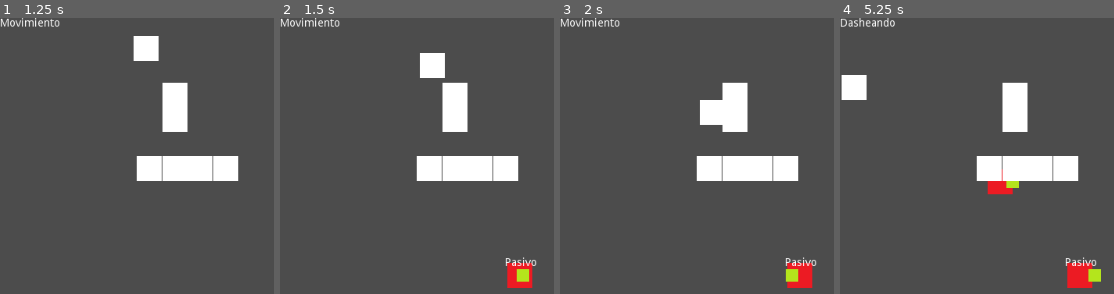
Above: before the commit, frames 1-4 (left to right).
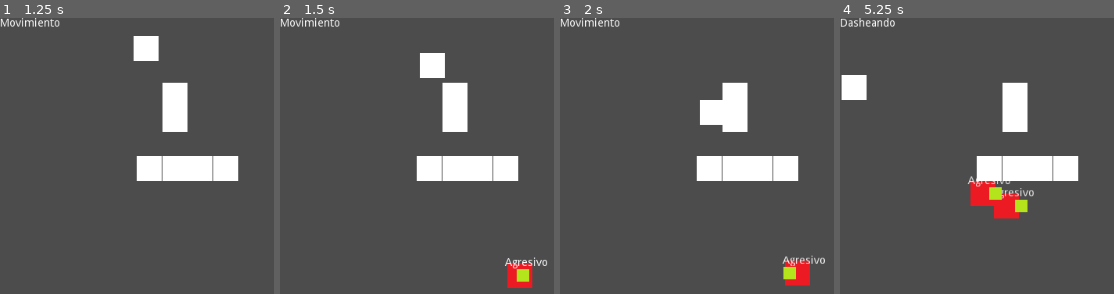
Above: after the commit, the same moments.

Repository: Metecko/Conejo-Magico
Game: Godot game, scene res://escenas/Principal/Principal.tscn
Same seed, same stepped clock (60 frames per second), same inputs: the game is played once before the commit and once after it.
Inputs (mouse positions are in pixels of both pictures, inside the frame that each line leads up to):
- Up to frame 1 (1.25 s): tap Enter at 0.5 s; move the mouse to (outside the picture) at 0.52 s; hold Right (ui_right) from 0.53 s (still down); hold Space (bastonazo) from 0.53 s (still down)
- Up to frame 2 (1.5 s): move the mouse to (521, 274) at 1.27 s; release Right (ui_right) at 1.28 s; release Space (bastonazo) at 1.28 s; hold Down (ui_down) from 1.28 s (still down); right-click (521, 274) at 1.35 s
- Up to frame 3 (2 s): keep holding Down (ui_down)
- Up to frame 4 (5.25 s): move the mouse to (outside the picture) at 2.02 s; release Down (ui_down) at 2.03 s; hold Right (ui_right) 2.03-2.78 s; tap Shift (dash) at 2.1, 5.1 s; move the mouse to (outside the picture) at 2.77 s; hold Up (ui_up) 2.78-3.53 s; click (outside the picture) at 2.85 s; move the mouse to (outside the picture) at 3.52 s; hold Space (bastonazo) 3.53-4.28 s; hold Left (ui_left) 3.53-5.03 s; move the mouse to (998, 180) at 4.27 s; right-click (998, 180) at 4.35 s; move the mouse to (outside the picture) at 5.02 s; hold Down (ui_down) from 5.03 s (still down)

Frame 1 is identical in both runs. In frame 2, 0.3% of the frame differs, in the area x 82-98%, y 86-91%; in frame 3, 0.7%; in frame 4, 3.4%, in the area x 46-96%, y 54-98%.

Commit message:
mejorando navigation enemigos

Diff:
--- a/entidades/enemigos/Enemigo.gd
+++ b/entidades/enemigos/Enemigo.gd
@@ -2,9 +2,18 @@
 extends KinematicBody2D
 
 signal spawneado(entidad)
+export(int) var rapidez setget set_rapidez, get_rapidez
 signal saliendo_escena(entidad)
+var path: PoolVector2Array = [] setget set_path
+var objeto_colisionado setget ,get_objeto_colisionado
 
-var path: PoolVector2Array = [] setget set_path
+func set_rapidez(nueva_rapidez: int) -> void:
+	rapidez = nueva_rapidez
+func get_rapidez() -> int:
+	return rapidez
+
+func get_objeto_colisionado():
+	return objeto_colisionado
 
 func set_path(nuevo_path: PoolVector2Array) -> void:
 	path = nuevo_path
--- a/entidades/enemigos/creep/Creep.gd
+++ b/entidades/enemigos/creep/Creep.gd
@@ -2,33 +2,43 @@
 extends Enemigo
 
 export(int) var radio_deteccion
-export(float) var tiempo_reaccion
+export(float) var tiempo_reaccion setget ,get_tiempo_reaccion
+export(float) var tiempo_atrapado setget ,get_tiempo_atrapado
+onready var position_inicial: Vector2 setget ,get_position_inicial
 var movedir:= Vector2(0,0) setget ,get_movedir
 var target
-var puede_moverse = false
+var puede_moverse: bool setget set_puede_moverse, is_puede_moverse
+var quieto: bool setget set_quieto, is_quieto
+var ultima_target_pos: Vector2 setget set_ultima_target_pos, get_ultima_target_pos
 
+func get_tiempo_reaccion() -> float:
+	return tiempo_reaccion
+func get_tiempo_atrapado() -> float:
+	return tiempo_atrapado
+func get_position_inicial() -> Vector2:
+	return position_inicial
 func get_movedir() -> Vector2:
 	return movedir
+func set_puede_moverse(valor: bool) -> void:
+	puede_moverse = valor
+func is_puede_moverse() -> bool:
+	return puede_moverse
+func set_quieto(valor: bool) -> void:
+	quieto = valor
+func is_quieto() -> bool:
+	return quieto
+func set_ultima_target_pos(pos: Vector2) -> void:
+	ultima_target_pos = pos
+func get_ultima_target_pos() -> Vector2:
+	return ultima_target_pos
 
 func _ready() -> void:
 	$Vision/CollisionShape2D.shape.radius = radio_deteccion
-	$ReaccionTimer.wait_time = tiempo_reaccion
+	$EstadoControlador/AtrapadoTimer.wait_time = tiempo_atrapado
 	position = get_global_mouse_position()
+	position_inicial = position
 
 func _physics_process(delta: float) -> void:
-	pass
-
-func actualizar() -> void:
-	if target:
-		pass
-
-func _on_Vision_body_entered(body: Node) -> void:
-	target = body
-
-func _on_ReaccionTimer_timeout() -> void:
-	puede_moverse = true
-
-func _on_Vision_body_exited(body: Node) -> void:
-	if body == target:
-		target = null
-		$ReaccionTimer.time_left = tiempo_reaccion
+	if is_on_wall():
+		objeto_colisionado = get_slide_collision(0)
+		$EstadoControlador/AtrapadoTimer.start()
--- a/entidades/enemigos/creep/Creep.tscn
+++ b/entidades/enemigos/creep/Creep.tscn
@@ -11,17 +11,21 @@
 
 [sub_resource type="CircleShape2D" id=1]
 
-[sub_resource type="RectangleShape2D" id=2]
+[sub_resource type="CircleShape2D" id=2]
+radius = 15.4395
 
 [node name="Creep" type="KinematicBody2D"]
 position = Vector2( 295.786, 111.521 )
 collision_layer = 2
-collision_mask = 2
+collision_mask = 6
 script = ExtResource( 4 )
 __meta__ = {
 "_edit_group_": true
 }
-radio_deteccion = 120
+rapidez = 40
+radio_deteccion = 300
+tiempo_reaccion = 0.5
+tiempo_atrapado = 0.1
 
 [node name="EstadoControlador" type="Node" parent="."]
 script = ExtResource( 5 )
@@ -29,16 +33,25 @@
 
 [node name="Pasivo" type="Node" parent="EstadoControlador"]
 script = ExtResource( 6 )
+multi_rapidez = 2
 
 [node name="Alerta" type="Node" parent="EstadoControlador"]
 script = ExtResource( 7 )
 
 [node name="Agresivo" type="Node" parent="EstadoControlador"]
 script = ExtResource( 8 )
+multi_rapidez = 2
+
+[node name="ReaccionTimer" type="Timer" parent="EstadoControlador/Agresivo"]
+one_shot = true
 
 [node name="Golpeado" type="Node" parent="EstadoControlador"]
 
 [node name="Atacando" type="Node" parent="EstadoControlador"]
+
+[node name="AtrapadoTimer" type="Timer" parent="EstadoControlador"]
+wait_time = 0.2
+one_shot = true
 
 [node name="Label" type="Label" parent="."]
 margin_left = -18.6559
@@ -63,13 +76,18 @@
 [node name="CollisionShape2D" type="CollisionShape2D" parent="Vision"]
 shape = SubResource( 1 )
 
-[node name="ReaccionTimer" type="Timer" parent="."]
-one_shot = true
-
 [node name="CollisionShape2D" type="CollisionShape2D" parent="."]
 shape = SubResource( 2 )
 
 [node name="RayCastVision" type="RayCast2D" parent="."]
 enabled = true
-collision_mask = 5
+
+[node name="Label2" type="Label" parent="."]
+margin_right = 40.0
+margin_bottom = 14.0
+__meta__ = {
+"_edit_use_anchors_": false
+}
+[connection signal="timeout" from="EstadoControlador/Agresivo/ReaccionTimer" to="EstadoControlador/Agresivo" method="_on_ReaccionTimer_timeout"]
 [connection signal="body_entered" from="Vision" to="EstadoControlador/Pasivo" method="_on_Vision_body_entered"]
+[connection signal="body_exited" from="Vision" to="EstadoControlador/Pasivo" method="_on_Vision_body_exited"]
--- a/entidades/enemigos/creep/estados/Agresivo.gd
+++ b/entidades/enemigos/creep/estados/Agresivo.gd
@@ -1,15 +1,21 @@
 class_name AgresivoCreep
 extends Estado
 
+export(int) var multi_rapidez
 onready var perspectiva: RayCast2D = owner.get_node("RayCastVision")
 var observado
 var es_jugador = false
 var position_tramo
 var distancia_tramo
 
+func entrar() -> void:
+	$ReaccionTimer.wait_time = owner.get_tiempo_reaccion()
+	$ReaccionTimer.start()
+
 func actualizar():
 	if mirar_target():
-		perseguir_target()
+		if owner.is_puede_moverse():
+			perseguir_target()
 	else:
 		emit_signal("terminado", "alerta")
 
@@ -19,6 +25,7 @@
 	observado = perspectiva.get_collider()
 	if observado.name == "Jugador":
 		es_jugador = true
+		owner.set_ultima_target_pos(observado.position)
 	else:
 		es_jugador = false
 
@@ -27,8 +34,18 @@
 func perseguir_target() -> void:
 	position_tramo = owner.path[0]
 	distancia_tramo = owner.position.distance_to(position_tramo)
-	owner.movedir = ( position_tramo -owner.position).normalized()
+	owner.movedir = (position_tramo -owner.position).normalized()
 	if distancia_tramo > 0.5:
-		owner.move_and_slide(owner.movedir*40)
+		var timer_atrapado = get_parent().get_node("AtrapadoTimer")
+
+		if timer_atrapado.is_stopped():
+			owner.move_and_slide(owner.movedir*owner.get_rapidez())
+		else:
+			var normal: Vector2 = (owner.position - owner.get_objeto_colisionado().position).normalized()
+			owner.move_and_slide((owner.movedir + normal.rotated(randi() % 3 - 1))*owner.get_rapidez()*multi_rapidez)
 	else:
 		owner.path.remove(0)
+
+
+func _on_ReaccionTimer_timeout() -> void:
+	owner.set_puede_moverse(true)
--- a/entidades/enemigos/creep/estados/Alerta.gd
+++ b/entidades/enemigos/creep/estados/Alerta.gd
@@ -4,9 +4,12 @@
 onready var perspectiva: RayCast2D = owner.get_node("RayCastVision")
 var observado
 var es_jugador = false
+var position_tramo: Vector2
+var distancia_tramo
 
 func actualizar():
 	if mirar_target():
+		owner
 		emit_signal("terminado", "agresivo")
 	else:
 		return
--- a/entidades/enemigos/creep/estados/Pasivo.gd
+++ b/entidades/enemigos/creep/estados/Pasivo.gd
@@ -1,10 +1,37 @@
 class_name PasivoCreep
 extends Estado
 
+export(int) var multi_rapidez
+var position_tramo: Vector2
+var distancia_tramo
+
 func actualizar():
-	pass
+	if owner.movedir != Vector2(0,0):
+		volver_position_inicial()
 
 func _on_Vision_body_entered(body):
 	if body.name == "Jugador":
 		owner.target = body
 		emit_signal("terminado", "alerta")
+
+
+func _on_Vision_body_exited(body: Node) -> void:
+	if body.name == "Jugador":
+		owner.target = null
+		emit_signal("terminado", "pasivo")
+
+func volver_position_inicial() -> void:
+	position_tramo = owner.path[0]
+	distancia_tramo = owner.position.distance_to(position_tramo)
+	owner.movedir = (position_tramo - owner.position).normalized()
+	if distancia_tramo > 0.5:
+		var timer_atrapado = get_parent().get_node("AtrapadoTimer")
+
+		if timer_atrapado.is_stopped():
+			owner.move_and_slide(owner.movedir*owner.get_rapidez()*multi_rapidez)
+		else:
+			var normal: Vector2 = (owner.position - owner.get_objeto_colisionado().position).normalized()
+			owner.move_and_slide((owner.movedir + normal.rotated(randi() % 3 - 1))*owner.get_rapidez()*multi_rapidez)
+	else:
+		owner.move_and_slide(Vector2(0,0))
+		owner.path.remove(0)
--- a/escenas/Principal/Navigation.gd
+++ b/escenas/Principal/Navigation.gd
@@ -9,6 +9,7 @@
 func _process(delta) -> void:
 	enemigos = $Enemigos.get_children()
 	path_para_enemigos_agresivos()
+	path_para_enemigos_pasivos()
 
 func _physics_process(delta) -> void:
 	jugador_position = $Jugador.position
@@ -20,3 +21,11 @@
 			var nuevo_path = get_simple_path(enemigo.position, jugador_position)
 			nuevo_path.remove(0)
 			enemigo.set_path(nuevo_path)
+
+func path_para_enemigos_pasivos():
+	for enemigo in enemigos:
+		var estado_controlador = enemigo.get_node("EstadoControlador")
+		if estado_controlador.get_estado_actual().name == "Pasivo":
+			var nuevo_path = get_simple_path(enemigo.position, enemigo.get_position_inicial())
+			nuevo_path.remove(0)
+			enemigo.set_path(nuevo_path)
--- a/escenas/Principal/Principal.tscn
+++ b/escenas/Principal/Principal.tscn
@@ -17,24 +17,42 @@
 
 [node name="Enemigos" parent="." instance=ExtResource( 4 )]
 
+[node name="KinematicBody2D2" parent="." instance=ExtResource( 2 )]
+position = Vector2( 224.2, 98.7999 )
+
+[node name="KinematicBody2D4" parent="." instance=ExtResource( 2 )]
+position = Vector2( 289.109, 193.135 )
+
+[node name="KinematicBody2D5" parent="." instance=ExtResource( 2 )]
+position = Vector2( 191.188, 193.135 )
+
+[node name="KinematicBody2D6" parent="." instance=ExtResource( 2 )]
+position = Vector2( 223.82, 193.135 )
+
+[node name="KinematicBody2D3" parent="." instance=ExtResource( 2 )]
+position = Vector2( 256.478, 193.135 )
+
 [node name="KinematicBody2D" parent="." instance=ExtResource( 2 )]
 position = Vector2( 224.2, 130.15 )
 collision_mask = 4
 
-[node name="KinematicBody2D" parent="KinematicBody2D" instance=ExtResource( 2 )]
-position = Vector2( 0, -31.3501 )
-
-[node name="KinematicBody2D2" parent="KinematicBody2D" instance=ExtResource( 2 )]
-position = Vector2( -0.38002, 62.985 )
-
-[node name="KinematicBody2D" parent="KinematicBody2D/KinematicBody2D2" instance=ExtResource( 2 )]
-position = Vector2( 32.6579, 0 )
-
-[node name="KinematicBody2D" parent="KinematicBody2D/KinematicBody2D2/KinematicBody2D" instance=ExtResource( 2 )]
-position = Vector2( 32.6316, 0 )
-
-[node name="KinematicBody2D2" parent="KinematicBody2D/KinematicBody2D2" instance=ExtResource( 2 )]
-position = Vector2( -32.6316, 0 )
-
 [node name="NavMesh" type="NavigationPolygonInstance" parent="."]
 navpoly = SubResource( 1 )
+
+[node name="PathAgresivo" type="Label" parent="."]
+margin_left = 256.597
+margin_top = 50.1531
+margin_right = 296.597
+margin_bottom = 64.1531
+__meta__ = {
+"_edit_use_anchors_": false
+}
+
+[node name="PathPasivo" type="Label" parent="."]
+margin_left = 144.628
+margin_top = 57.1512
+margin_right = 184.628
+margin_bottom = 71.1512
+__meta__ = {
+"_edit_use_anchors_": false
+}
